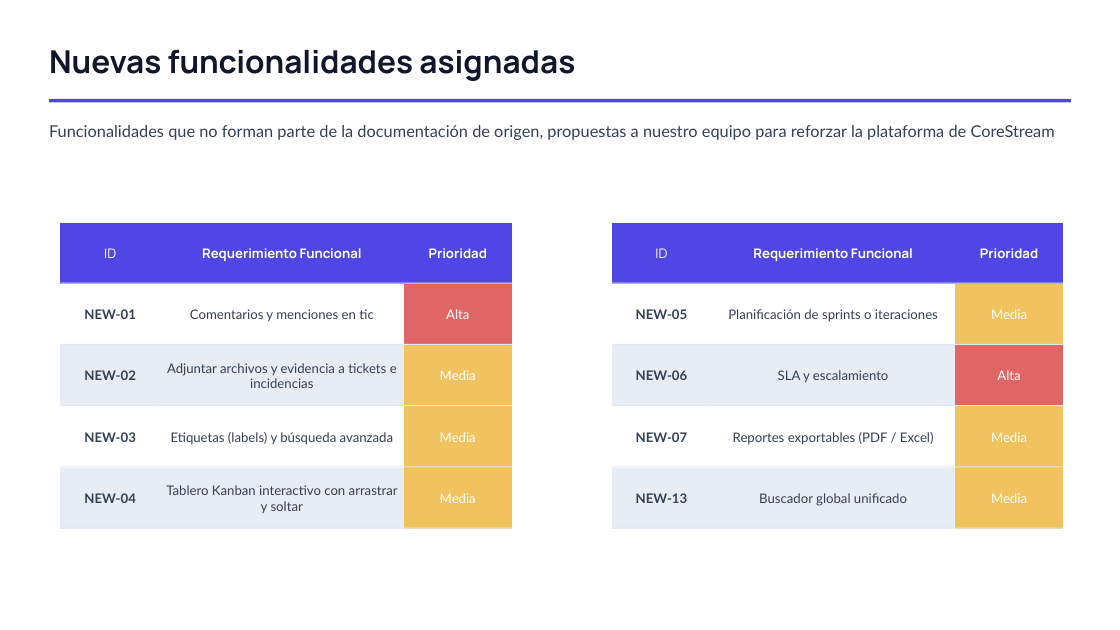
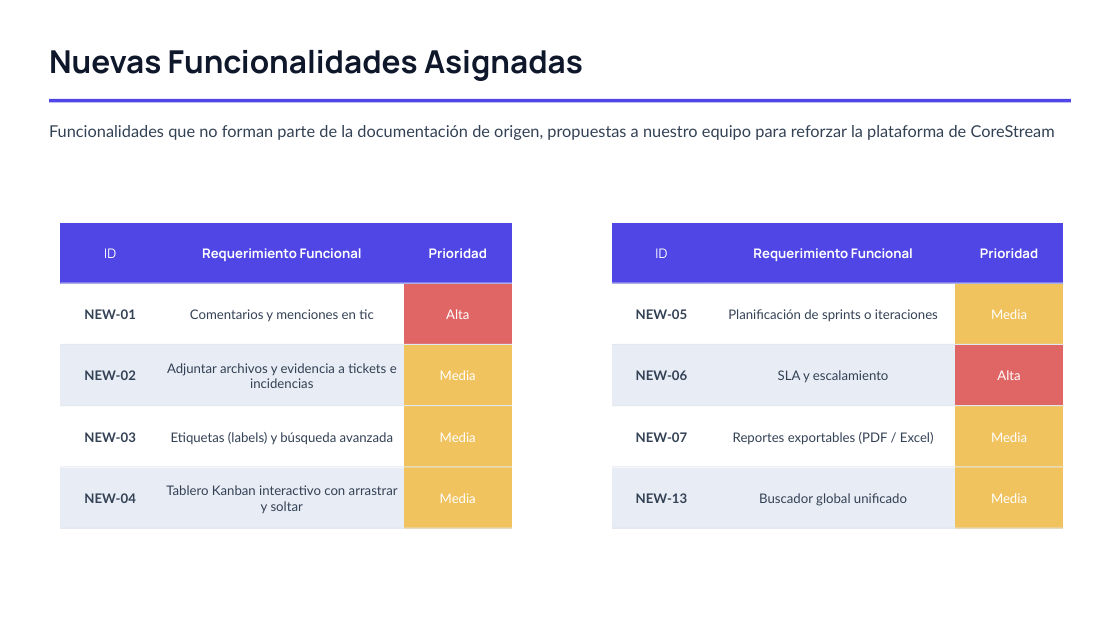
Before and after one commit to bunnybraixen/Grupo-4, a slide deck: slide 7 of Fase 1/Evidencias Grupales/Presentación Proyecto.pptx. Drawn at 1120x630 pixels with LibreOffice and Linux fonts; fonts in the diff are those of the drawing. Boxes give left, top, right and bottom in pixels: in the first picture for what was removed or moved away, otherwise in the second. Text is boxed around its words. In the diff, an @@ line names an element or a change of style, - is before the commit and + after.

```diff
--- a/Fase 1/Evidencias Grupales/Presentación Proyecto.pptx
+++ b/Fase 1/Evidencias Grupales/Presentación Proyecto.pptx
@@ text at [49, 50, 583, 81]: text changed @@
-Nuevas funcionalidades asignadas
+Nuevas Funcionalidades Asignadas
```
Also in this commit, not shown: 2 other slides changed.
